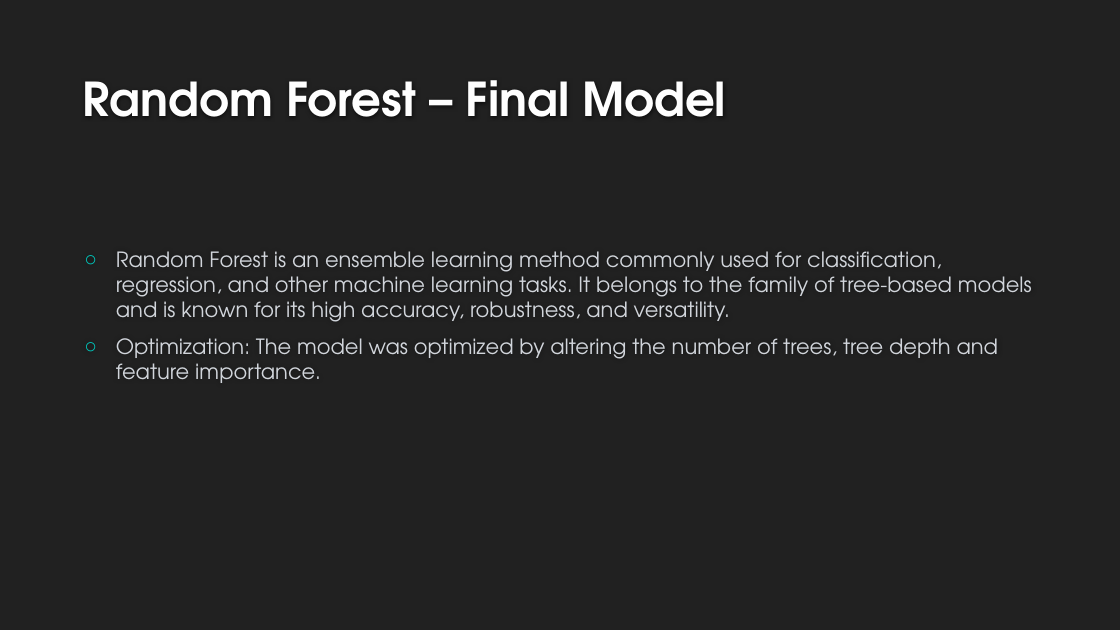
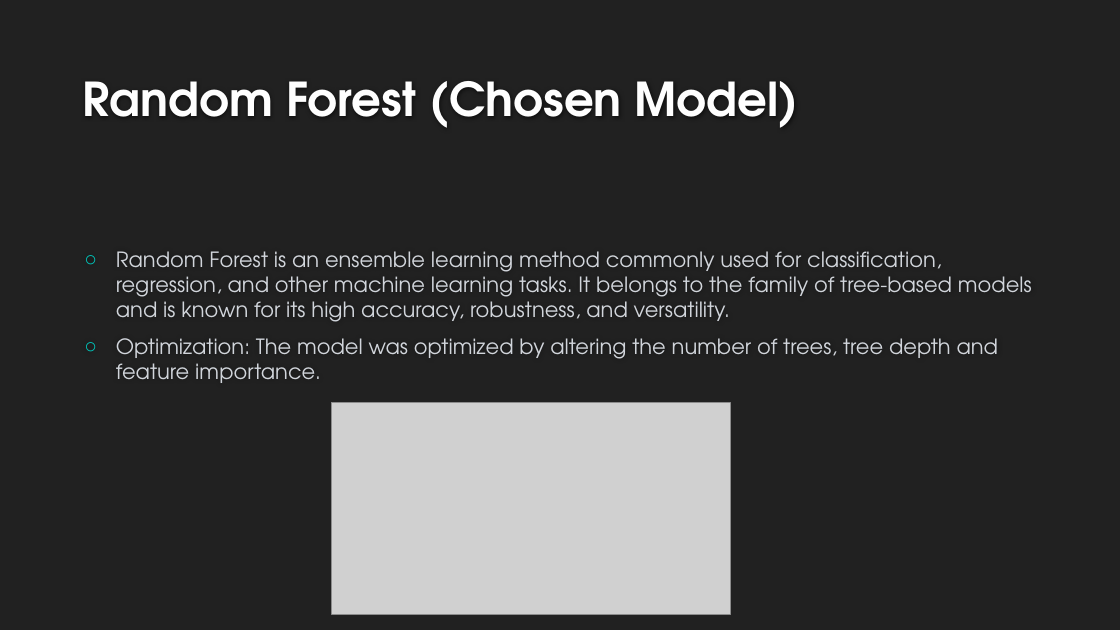
Before and after one commit to KavishNaran/Loan-risk---machine-learning, a slide deck: slide 6 of Credit Loan Presentation.pptx (slide 5 before the commit). Drawn at 1120x630 pixels with LibreOffice and Linux fonts; fonts in the diff are those of the drawing; grey boxes stand for pictures; background and template pictures are left out. Boxes give left, top, right and bottom in pixels: in the first picture for what was removed or moved away, otherwise in the second. Text is boxed around its words. In the diff, an @@ line names an element or a change of style, - is before the commit and + after.

```diff
--- a/Credit Loan Presentation.pptx
+++ b/Credit Loan Presentation.pptx
@@ title at [83, 81, 798, 128]: text changed @@
-Random Forest – Final Model
+Random Forest (Chosen Model)
@@ picture added at [332, 402, 730, 615] @@
```
Also in this commit, not shown: 2 other slides changed, 7 slides added, 6 slides removed, 1 other file.
